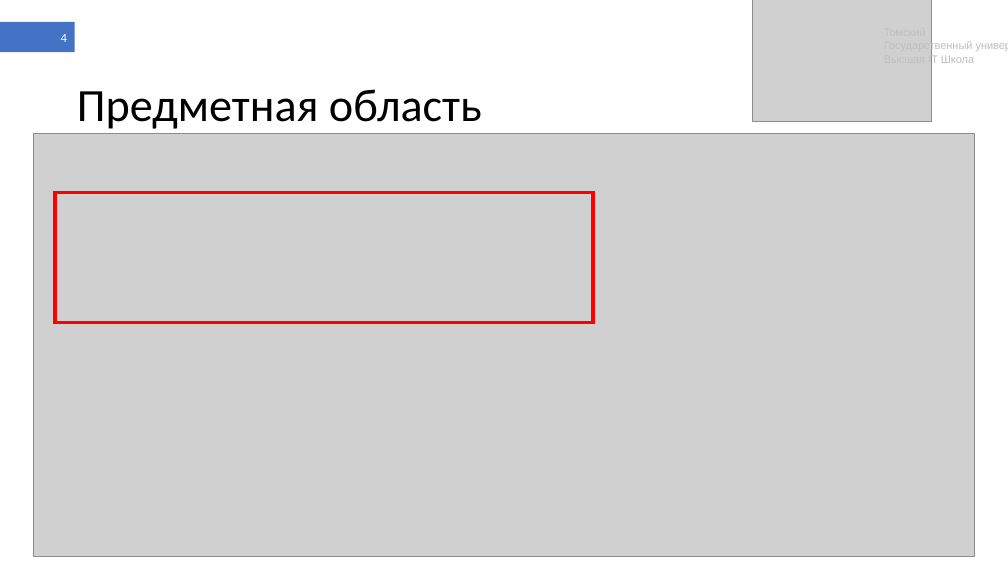
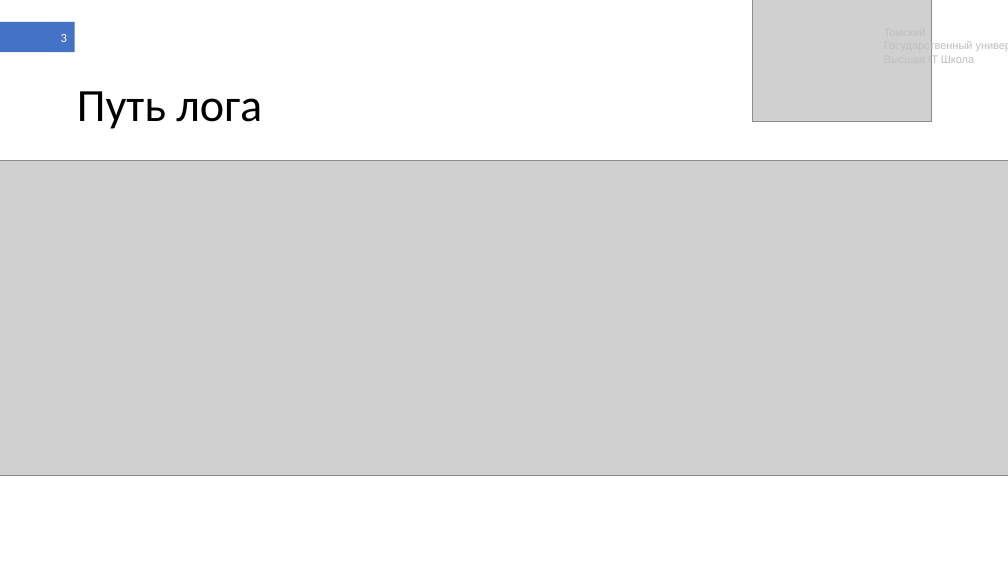
Before and after one commit to shameoff/GraduateWork, a slide deck: slide 3 of Презентация ВКР (в шаблоне).pptx (slide 4 before the commit). Drawn at 1008x567 pixels with LibreOffice and Linux fonts; fonts in the diff are those of the drawing; grey boxes stand for pictures. Boxes give left, top, right and bottom in pixels: in the first picture for what was removed or moved away, otherwise in the second. Text is boxed around its words. In the diff, an @@ line names an element or a change of style, - is before the commit and + after.

```diff
--- a/Презентация ВКР (в шаблоне).pptx
+++ b/Презентация ВКР (в шаблоне).pptx
@@ page number at (61,34,67,42): text changed @@
-4
+3
@@ title at (77,91,262,129): text changed @@
-Предметная область
+Путь лога
@@ picture: place and size @@
-picture at (33,134,975,557)
+picture at (0,160,1008,475)
@@ rectangle removed at (55,193,594,323) @@
```
Also in this commit, not shown: 6 other slides changed, 11 slides added, 2 other files.
